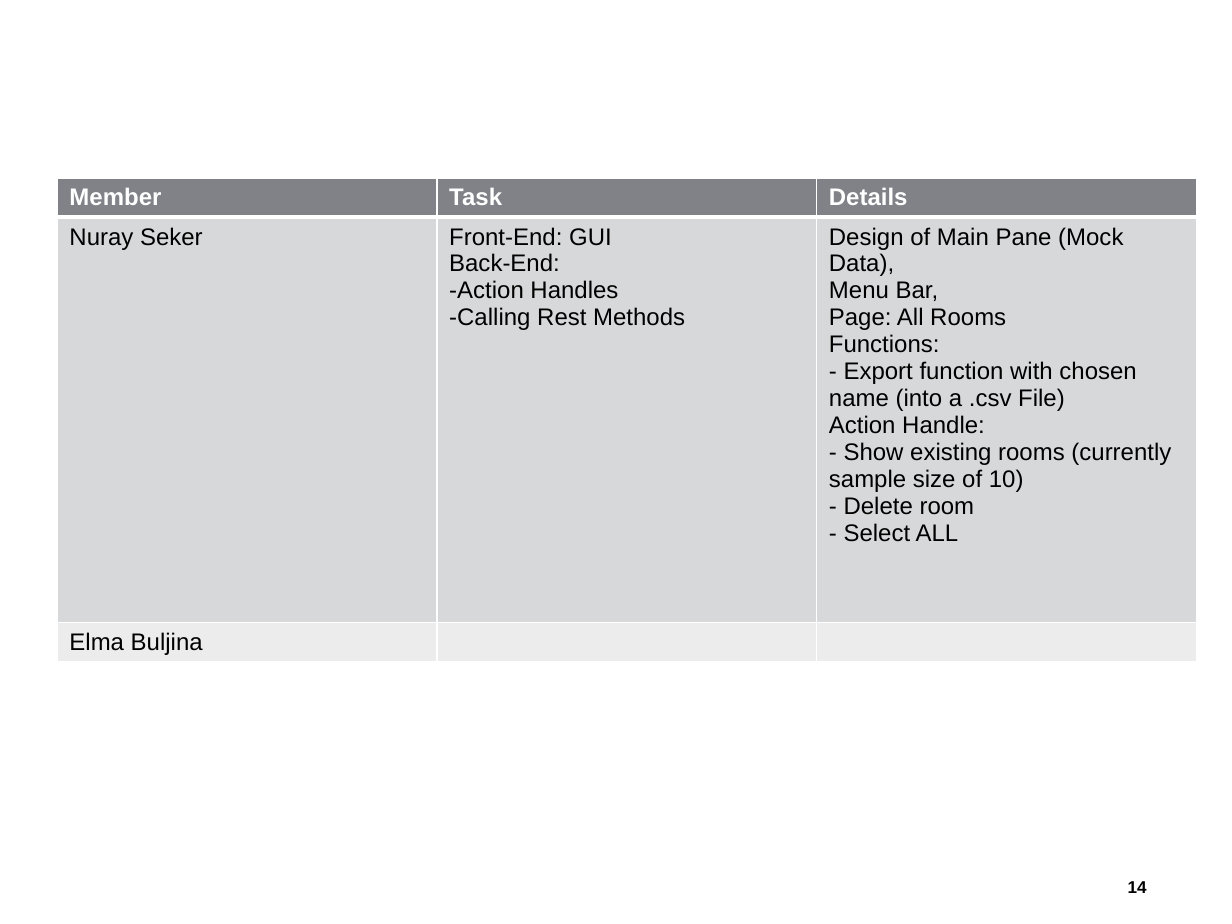
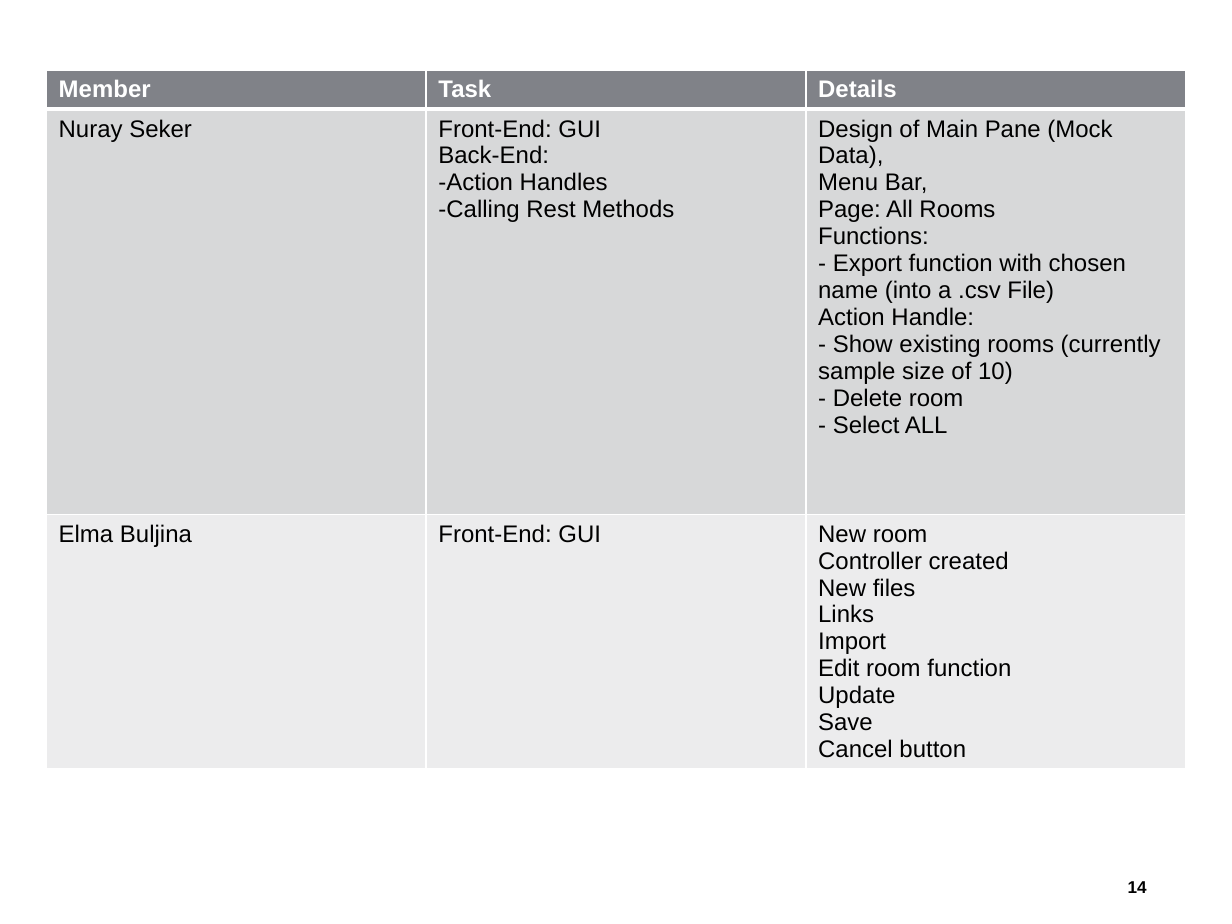
Before and after one commit to jku-win-se/teaching.ws22.prse.smartroom.Team2, a slide deck: slide 14 of documentation/presentations/PRSE_SS22-Release2_Presentation.pptx. Drawn at 1232x924 pixels with LibreOffice and Linux fonts; fonts in the diff are those of the drawing; background and template pictures are left out. Boxes give left, top, right and bottom in pixels: in the first picture for what was removed or moved away, otherwise in the second. Text is boxed around its words. In the diff, an @@ line names an element or a change of style, - is before the commit and + after.

Commit message:
Präsi again

```diff
--- a/documentation/presentations/PRSE_SS22-Release2_Presentation.pptx
+++ b/documentation/presentations/PRSE_SS22-Release2_Presentation.pptx
@@ table at [47,70,1185,787] @@
-row 3, column 2: 
+row 3, column 2: Front-End: GUI
-row 3, column 3: 
+row 3, column 3: New room / Controller created / New files / Links / Import / Edit room function / Update / Save / Cancel button
@@ table: place and size @@
-table at [57,177,1195,665]
+table at [47,70,1185,787]
```
